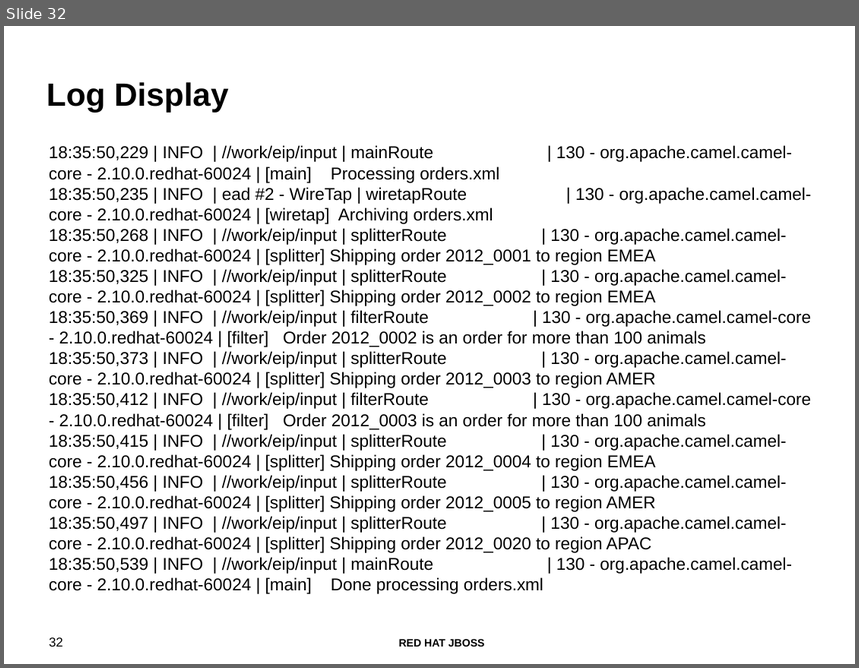
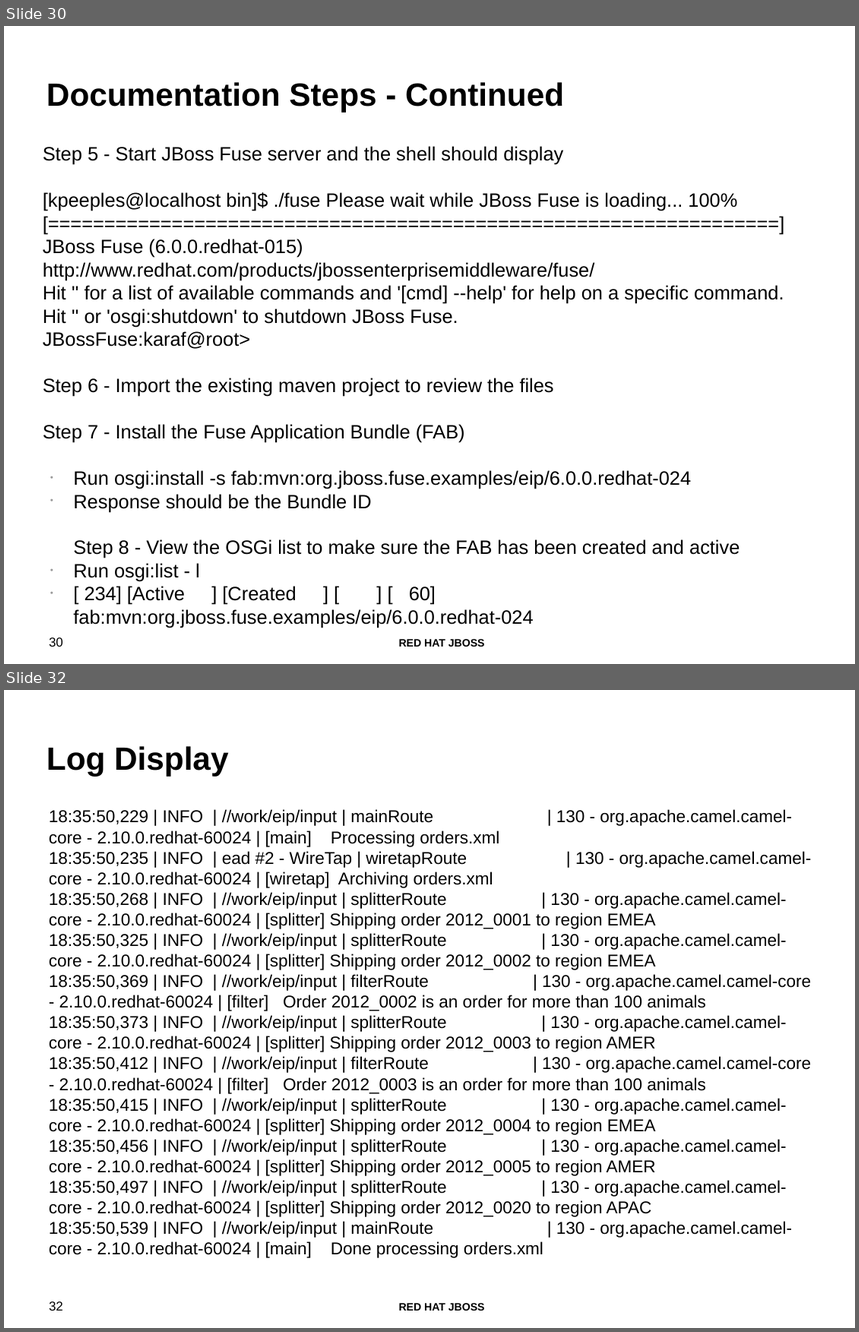
Before and after one commit to ikarus2k/fuse-eip-quickstart, a slide deck: webinar 04162013 - Getting started with Fuse.odp. Shown one above the other, each under a label of ours: slide 32 before the commit, slides 30 and 32 after it; the slides between them are not shown. The pictures are 859x668 and 859x1332 pixels, drawn with LibreOffice and Linux fonts; fonts in the diff are those of the drawing; background and template pictures are left out. Boxes give left, top, right and bottom in pixels: in the first picture for what was removed or moved away, otherwise in the second. Text is boxed around its words. In the diff, an @@ line names an element or a change of style, - is before the commit and + after.

```diff
--- a/webinar 04162013 - Getting started with Fuse.odp
+++ b/webinar 04162013 - Getting started with Fuse.odp
@@ slide 30 added at (x1=4, y1=26, x2=855, y2=664), background #FFFFFF; not listed: 2 template elements that a slide beside it also shows @@
@@ title added at (x1=47, y1=82, x2=564, y2=113), 30 pt, text #000000, bold @@
+Documentation Steps - Continued
@@ text added at (x1=43, y1=146, x2=785, y2=605), 18 pt, text #000000 @@
+Step 5 - Start JBoss Fuse server and the shell should display
+[kpeeples@localhost bin]$ ./fuse Please wait while JBoss Fuse is loading... 100% [=================================================================]
+JBoss Fuse (6.0.0.redhat-015) http://www.redhat.com/products/jbossenterprisemiddleware/fuse/
+Hit '' for a list of available commands and '[cmd] --help' for help on a specific command. Hit '' or 'osgi:shutdown' to shutdown JBoss Fuse.
+JBossFuse:karaf@root>
+Step 6 - Import the existing maven project to review the files
+Step 7 - Install the Fuse Application Bundle (FAB)
+• Run osgi:install -s fab:mvn:org.jboss.fuse.examples/eip/6.0.0.redhat-024
+• Response should be the Bundle ID
+Step 8 - View the OSGi list to make sure the FAB has been created and active
+• Run osgi:list - l
+• [ 234] [Active ] [Created ] [ ] [ 60] fab:mvn:org.jboss.fuse.examples/eip/6.0.0.redhat-024
```
Also in this commit, not shown: 6 slides changed, 1 slide removed.
